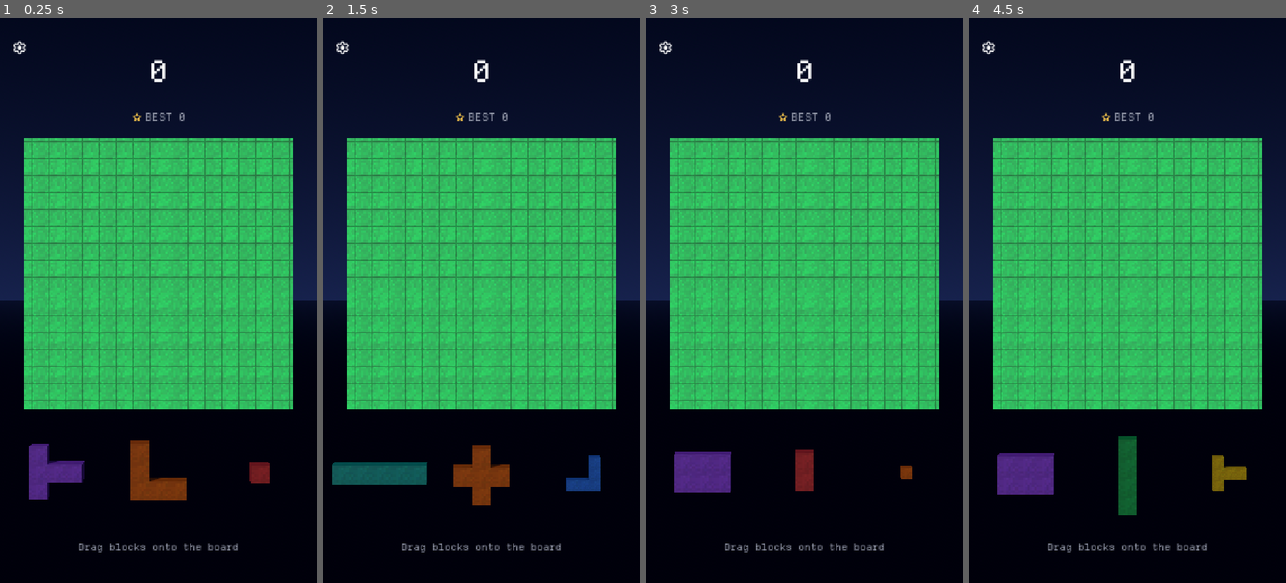
Above: before the commit, frames 1-4 (left to right).
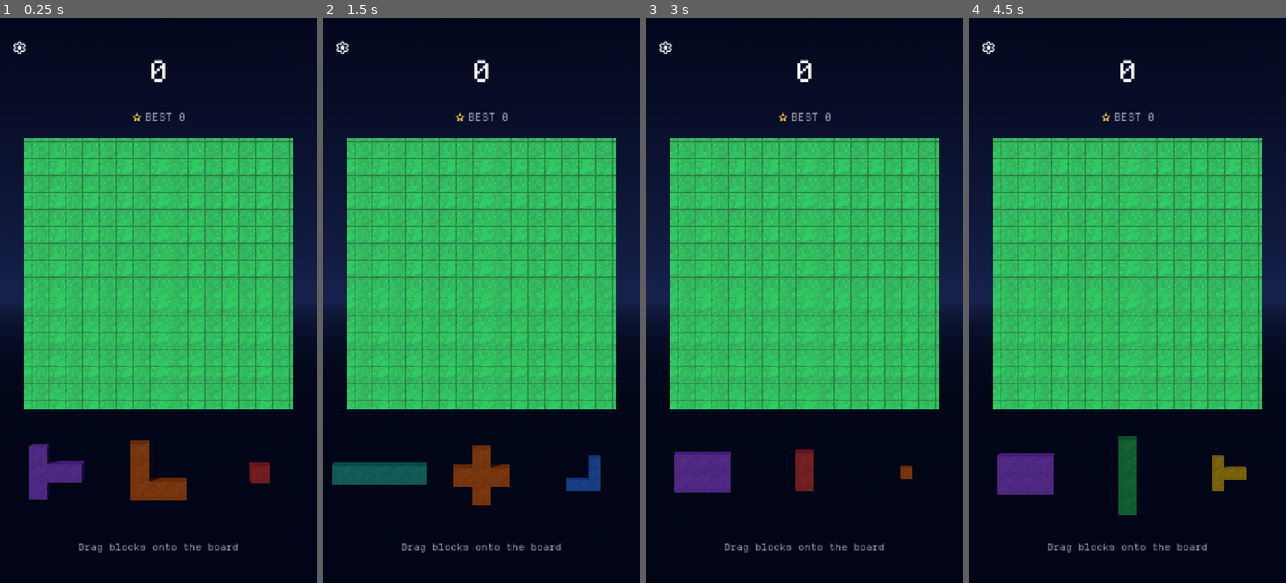
Above: after the commit, the same moments.

Repository: Matko802/blockshark
Game: Godot game, scene res://scenes/main.tscn
Two runs of this game, one before a commit and one after it. Both use one fixed random seed, a clock stepped at 60 frames per second and the inputs below.
Inputs:
- Up to frame 1 (0.25 s): no input
- Up to frame 2 (1.5 s): click "" at 0.5 s; click "Restart" at 1.25 s
- Up to frame 3 (3 s): click "" at 2 s; click "Restart" at 2.75 s
- Up to frame 4 (4.5 s): click "" at 3.5 s; click "Restart" at 4.25 s

The runs differ from the first frame. In frame 1, 0.6% of the frame differs, in the area x 0-100%, y 50-54%; in frame 2, 0.6%; in frame 3, 0.6%; in frame 4, 0.6%.

Commit message:
Seamless sky horizon, opaque tray cubes matching board, version 2.4.7

Diff:
--- a/scenes/main.tscn
+++ b/scenes/main.tscn
@@ -11,8 +11,8 @@
 sky_top_color = Color(0.008, 0.012, 0.045, 1)
 sky_horizon_color = Color(0.10, 0.14, 0.30, 1)
 sky_curve = 0.18
-ground_bottom_color = Color(0.02, 0.025, 0.06, 1)
-ground_horizon_color = Color(0.05, 0.07, 0.16, 1)
+ground_bottom_color = Color(0.03, 0.045, 0.10, 1)
+ground_horizon_color = Color(0.10, 0.14, 0.30, 1)
 sun_angle_max = 12.0
 
 [sub_resource type="Sky" id="skyres"]
--- a/scripts/main.gd
+++ b/scripts/main.gd
@@ -11,7 +11,7 @@
 var tray_tweens: Dictionary = {}
 var time := 0.0
 var view_w := 9.4
-var app_version := "2.4.6"
+var app_version := "2.4.7"
 var app_code := 0
 
 @onready var board: BoardView = $Board
--- a/scripts/materials.gd
+++ b/scripts/materials.gd
@@ -66,7 +66,7 @@
 	m.texture_filter = BaseMaterial3D.TEXTURE_FILTER_NEAREST_WITH_MIPMAPS
 	m.roughness = 0.35
 	m.metallic = 0.05
-	m.transparency = BaseMaterial3D.TRANSPARENCY_ALPHA
+	m.transparency = BaseMaterial3D.TRANSPARENCY_DISABLED
 	return m
 
 static func empty() -> StandardMaterial3D:
--- a/scripts/updater.gd
+++ b/scripts/updater.gd
@@ -5,7 +5,7 @@
 
 var main
 var hud
-var current := "2.4.6"
+var current := "2.4.7"
 var http: HTTPRequest
 var dl: HTTPRequest
 var pending_silent := false
--- a/version.cfg
+++ b/version.cfg
@@ -1,3 +1,3 @@
 [app]
-version_name="2.4.6"
+version_name="2.4.7"
 version_code=1
Not shown, changed: export_presets.cfg
Not shown, changed: .github/workflows/build.yml
